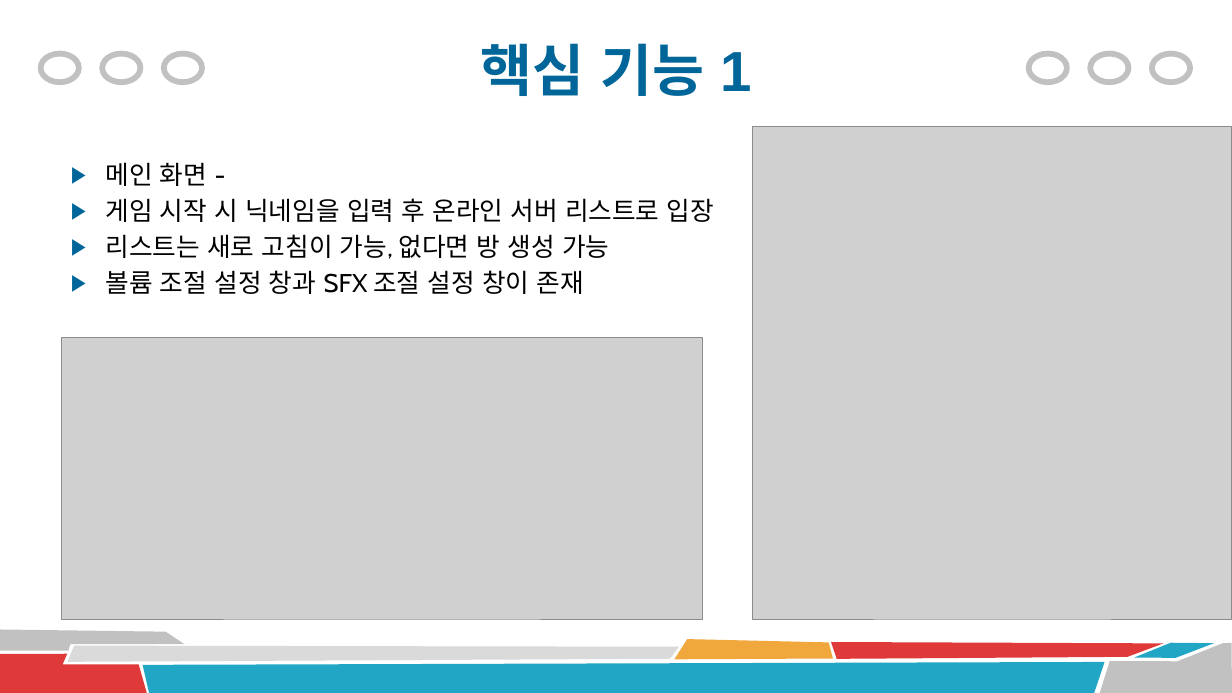
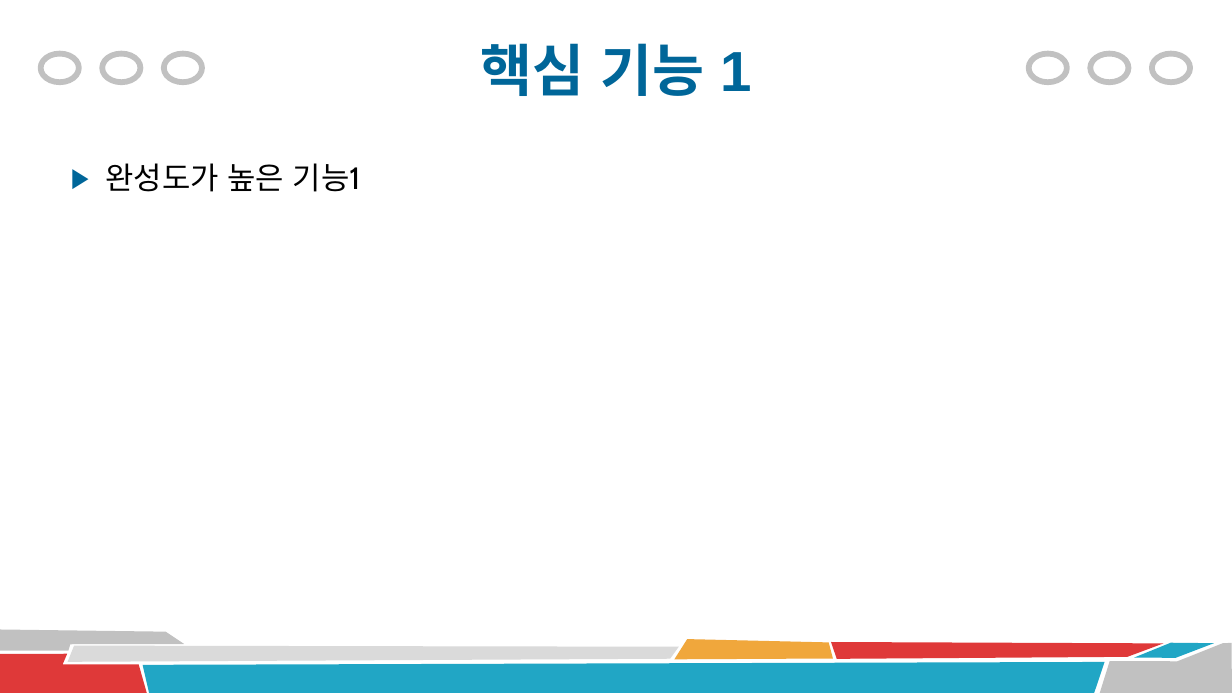
Before and after one commit to xogml01074/Final-Project, a slide deck: slide 5 of 최종 프로젝트(좀비 서바이벌).pptx. Drawn at 1232x693 pixels with LibreOffice and Linux fonts; fonts in the diff are those of the drawing; grey boxes stand for pictures. Boxes give left, top, right and bottom in pixels: in the first picture for what was removed or moved away, otherwise in the second. Text is boxed around its words. In the diff, an @@ line names an element or a change of style, - is before the commit and + after.

```diff
--- a/최종 프로젝트(좀비 서바이벌).pptx
+++ b/최종 프로젝트(좀비 서바이벌).pptx
@@ picture removed at (753, 127, 1232, 619) @@
@@ text at (105, 163, 361, 192): text changed; size 20 to 24 pt @@
-▶ 메인 화면 -
-▶ 게임 시작 시 닉네임을 입력 후 온라인 서버 리스트로 입장
-▶ 리스트는 새로 고침이 가능, 없다면 방 생성 가능
-▶ 볼륨 조절 설정 창과 SFX 조절 설정 창이 존재
+▶ 완성도가 높은 기능1
@@ picture removed at (62, 338, 703, 619) @@
```
Also in this commit, not shown: 5 other slides changed, 1 slide added, 2 slides removed, 36 other files.
